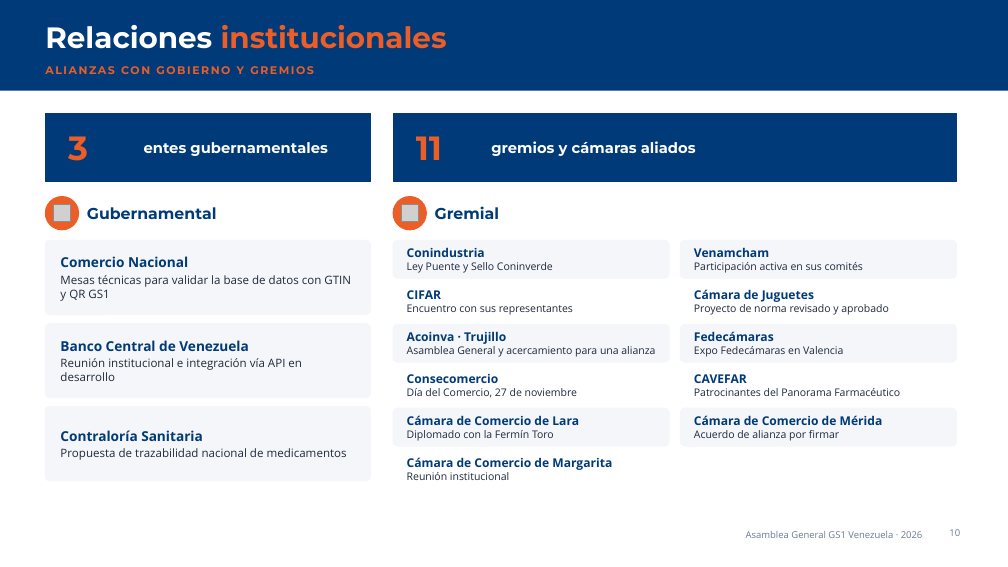
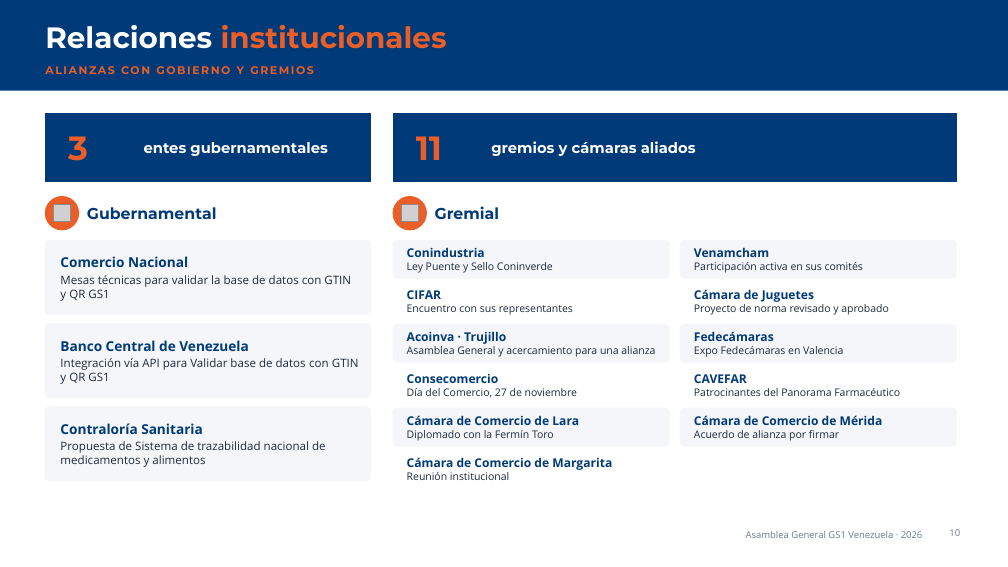
Before and after one commit to solicituddecodigogs1-collab/Gs1-clasificacion-gpc, a slide deck: slide 10 of Asamblea_General_GS1_Venezuela_2026_actualizada.pptx. Drawn at 1008x567 pixels with LibreOffice and Linux fonts; fonts in the diff are those of the drawing; grey boxes stand for pictures; background and template pictures are left out. Boxes give left, top, right and bottom in pixels: in the first picture for what was removed or moved away, otherwise in the second. Text is boxed around its words. In the diff, an @@ line names an element or a change of style, - is before the commit and + after.

```diff
--- a/Asamblea_General_GS1_Venezuela_2026_actualizada.pptx
+++ b/Asamblea_General_GS1_Venezuela_2026_actualizada.pptx
@@ text at (60,358,359,384): text changed @@
-Reunión institucional e integración vía API en desarrollo
+Integración vía API para Validar base de datos con GTIN y QR GS1
@@ text at (60,441,326,467): text changed @@
-Propuesta de trazabilidad nacional de medicamentos
+Propuesta de Sistema de trazabilidad nacional de medicamentos y alimentos
```
Also in this commit, not shown: 2 other slides changed.
